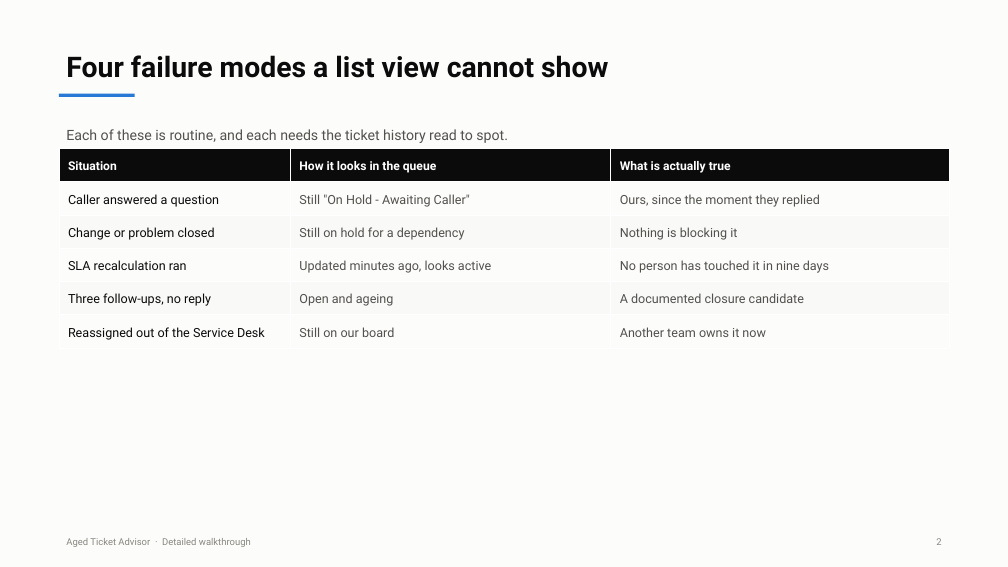
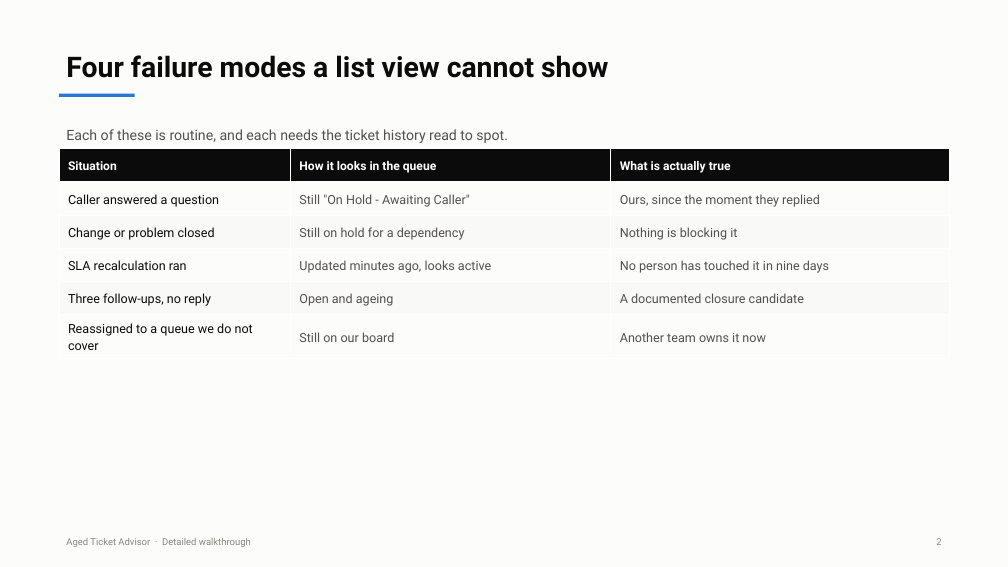
Before and after one commit to rakshith2000/SD-Advisor, a slide deck: slide 3 of docs/Aged_Ticket_Advisor_Detailed.pptx. Drawn at 1008x567 pixels with LibreOffice and Linux fonts; fonts in the diff are those of the drawing. Boxes give left, top, right and bottom in pixels: in the first picture for what was removed or moved away, otherwise in the second. Text is boxed around its words. In the diff, an @@ line names an element or a change of style, - is before the commit and + after.

```diff
--- a/docs/Aged_Ticket_Advisor_Detailed.pptx
+++ b/docs/Aged_Ticket_Advisor_Detailed.pptx
@@ table at (59,149,949,354) @@
-row 6, column 1: Reassigned out of the Service Desk
+row 6, column 1: Reassigned to a queue we do not cover
```
Also in this commit, not shown: 6 other slides changed, 29 other files.
